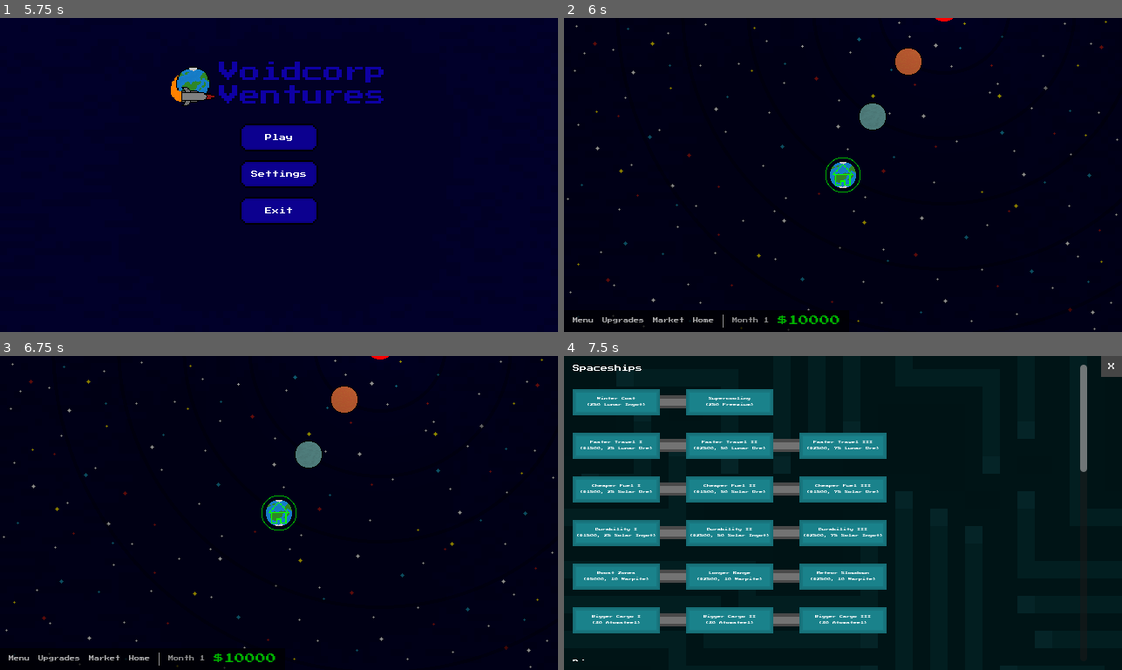
Above: before the commit, frames 1-4 (two rows, left to right).
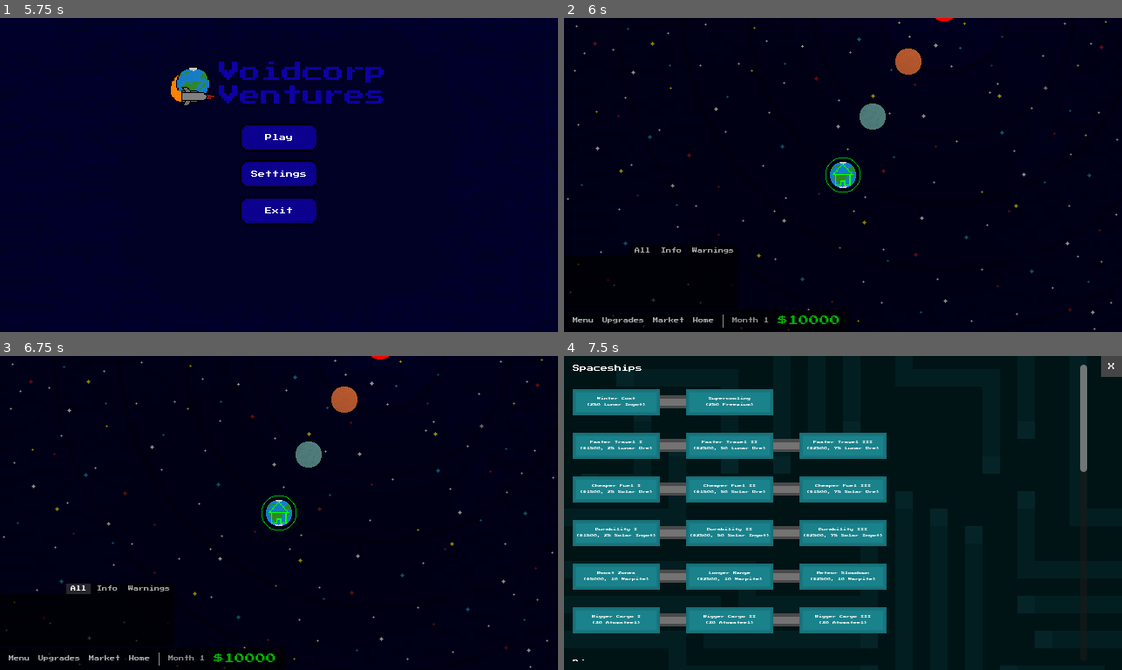
Above: after the commit, the same moments.

Repository: fmachek/voidcorp-ventures
Game: Godot game, scene res://scenes/Game.tscn
The game is run twice, just before and just after one commit, with the same random seed, the same clock (stepped at 60 frames per second) and the same inputs. Sound files missing from this copy of the repository are replaced by a short silence.
Inputs (mouse positions are in pixels of both pictures, inside the frame that each line leads up to):
- Up to frame 1 (5.75 s): click "Menu" at 0.5 s; click (78, 250) at 1.25 s, where only the run after the commit has a clickable "All"; click "Upgrades" at 2 s; click (106, 250) at 2.75 s, where only the run after the commit has a clickable "Info"; click "Market" at 3.5 s; click (150, 250) at 4.25 s, where only the run after the commit has a clickable "Warnings"; click "Home" at 5 s
- Up to frame 2 (6 s): click "Play" at 5.75 s
- Up to frame 3 (6.75 s): click (78, 588) at 6.5 s, where only the run after the commit has a clickable "All"
- Up to frame 4 (7.5 s): click "Upgrades" at 7.25 s

Frame 1 is identical in both runs. In frame 2, 0.2% of the frame differs, in the area x 0-31%, y 73-92%; in frame 3, 0.3%, in the area x 0-31%, y 72-92%; in frame 4, nothing differs.

Commit message:
feat: Add UI console with tabs
- Added console for displaying info and warning messages
- The console allows switching between All, Info and Warnings tabs
- Warning messages can call a function when clicked

Diff:
--- a/project.godot
+++ b/project.godot
@@ -34,6 +34,7 @@
 PriceHistoryManager="*res://scripts/gamelogic/price_history_manager.gd"
 ResourceManager="*res://scripts/gamelogic/resource_manager.gd"
 WinRequirementHandler="*res://scripts/gamelogic/win_requirement_handler.gd"
+ConsoleMessageManager="*res://scripts/ui/console/console_message_manager.gd"
 
 [display]
 
--- a/scenes/gameobjects/systems/objects/Planet.tscn
+++ b/scenes/gameobjects/systems/objects/Planet.tscn
@@ -1,11 +1,14 @@
-[gd_scene load_steps=5 format=3 uid="uid://c1r5b2rl3tv3e"]
+[gd_scene load_steps=6 format=3 uid="uid://c1r5b2rl3tv3e"]
 
-[ext_resource type="Texture2D" uid="uid://cbwdonwmn8dj5" path="res://assets/sprites/planets/homeplanet.png" id="1_4e37t"]
+[ext_resource type="Texture2D" uid="uid://de0il6jvr06rt" path="res://assets/sprites/planets/homeplanet.png" id="1_4e37t"]
 [ext_resource type="Script" path="res://scripts/gameobjects/systems/objects/planet.gd" id="1_ffoq4"]
-[ext_resource type="Texture2D" uid="uid://bdvrfous14cbv" path="res://assets/sprites/planets/planethighlight.png" id="3_18a15"]
+[ext_resource type="Texture2D" uid="uid://csat4kh11swxa" path="res://assets/sprites/planets/planethighlight.png" id="3_18a15"]
 
 [sub_resource type="CircleShape2D" id="CircleShape2D_1ta2q"]
 radius = 5.0
+
+[sub_resource type="CircleShape2D" id="CircleShape2D_s60md"]
+radius = 100.0
 
 [node name="Planet" type="Node2D"]
 z_index = 5
@@ -23,6 +26,13 @@
 [node name="CollisionShape2D" type="CollisionShape2D" parent="Area2D"]
 position = Vector2(-1.19209e-07, -1.19209e-07)
 shape = SubResource("CircleShape2D_1ta2q")
+
+[node name="MeteorDetectorArea2D" type="Area2D" parent="."]
+collision_layer = 0
+collision_mask = 4
+
+[node name="CollisionShape2D" type="CollisionShape2D" parent="MeteorDetectorArea2D"]
+shape = SubResource("CircleShape2D_s60md")
 
 [node name="PlanetHighlightSprite" type="Sprite2D" parent="."]
 visible = false
@@ -56,4 +66,5 @@
 [connection signal="input_event" from="Area2D" to="." method="_on_area_2d_input_event"]
 [connection signal="mouse_entered" from="Area2D" to="." method="_on_area_2d_mouse_entered"]
 [connection signal="mouse_exited" from="Area2D" to="." method="_on_area_2d_mouse_exited"]
+[connection signal="area_entered" from="MeteorDetectorArea2D" to="." method="_on_meteor_detector_area_2d_entered"]
 [connection signal="timeout" from="LossTimer" to="." method="_on_loss_timer_timeout"]
--- /dev/null
+++ b/scenes/ui/console/Console.tscn
@@ -0,0 +1,151 @@
+[gd_scene load_steps=14 format=3 uid="uid://bg28veij7rr1"]
+
+[ext_resource type="Script" path="res://scripts/ui/console/console.gd" id="1_1kf4i"]
+
+[sub_resource type="StyleBoxEmpty" id="StyleBoxEmpty_t6cnx"]
+
+[sub_resource type="StyleBoxEmpty" id="StyleBoxEmpty_axsa6"]
+
+[sub_resource type="StyleBoxEmpty" id="StyleBoxEmpty_gfx2j"]
+
+[sub_resource type="StyleBoxEmpty" id="StyleBoxEmpty_7x1qk"]
+
+[sub_resource type="StyleBoxEmpty" id="StyleBoxEmpty_cs21r"]
+
+[sub_resource type="StyleBoxEmpty" id="StyleBoxEmpty_wmgjk"]
+
+[sub_resource type="StyleBoxFlat" id="StyleBoxFlat_yx7fb"]
+bg_color = Color(0.223103, 0.223103, 0.223103, 0.678431)
+
+[sub_resource type="StyleBoxEmpty" id="StyleBoxEmpty_d76ow"]
+
+[sub_resource type="StyleBoxFlat" id="StyleBoxFlat_c25a8"]
+bg_color = Color(0, 0, 0, 0.803922)
+
+[sub_resource type="StyleBoxEmpty" id="StyleBoxEmpty_ynug6"]
+
+[sub_resource type="StyleBoxFlat" id="StyleBoxFlat_hh53c"]
+content_margin_left = 5.0
+content_margin_top = 0.0
+content_margin_right = 5.0
+content_margin_bottom = 0.0
+bg_color = Color(0, 0, 0, 0.678431)
+
+[sub_resource type="StyleBoxFlat" id="StyleBoxFlat_lhv4e"]
+bg_color = Color(0, 0, 0, 0.678431)
+
+[node name="Console" type="Control"]
+layout_mode = 3
+anchors_preset = 15
+anchor_right = 1.0
+anchor_bottom = 1.0
+grow_horizontal = 2
+grow_vertical = 2
+mouse_force_pass_scroll_events = false
+script = ExtResource("1_1kf4i")
+
+[node name="ConsoleContainer" type="VBoxContainer" parent="."]
+layout_mode = 0
+offset_right = 40.0
+offset_bottom = 40.0
+theme_override_constants/separation = 0
+
+[node name="SectionButtonContainer" type="HBoxContainer" parent="ConsoleContainer"]
+layout_mode = 2
+size_flags_horizontal = 8
+theme_override_constants/separation = 2
+
+[node name="AllButton" type="Button" parent="ConsoleContainer/SectionButtonContainer"]
+custom_minimum_size = Vector2(0, 12)
+layout_mode = 2
+mouse_default_cursor_shape = 2
+theme_override_colors/font_hover_color = Color(1, 1, 1, 1)
+theme_override_colors/font_pressed_color = Color(1, 1, 1, 1)
+theme_override_colors/font_color = Color(0.682353, 0.682353, 0.682353, 1)
+theme_override_font_sizes/font_size = 6
+theme_override_styles/focus = SubResource("StyleBoxEmpty_t6cnx")
+theme_override_styles/disabled_mirrored = SubResource("StyleBoxEmpty_axsa6")
+theme_override_styles/disabled = SubResource("StyleBoxEmpty_gfx2j")
+theme_override_styles/hover_pressed_mirrored = SubResource("StyleBoxEmpty_7x1qk")
+theme_override_styles/hover_pressed = SubResource("StyleBoxEmpty_cs21r")
+theme_override_styles/hover_mirrored = SubResource("StyleBoxEmpty_wmgjk")
+theme_override_styles/hover = SubResource("StyleBoxFlat_yx7fb")
+theme_override_styles/pressed_mirrored = SubResource("StyleBoxEmpty_d76ow")
+theme_override_styles/pressed = SubResource("StyleBoxFlat_c25a8")
+theme_override_styles/normal_mirrored = SubResource("StyleBoxEmpty_ynug6")
+theme_override_styles/normal = SubResource("StyleBoxFlat_hh53c")
+text = "All"
+
+[node name="InfoButton" type="Button" parent="ConsoleContainer/SectionButtonContainer"]
+custom_minimum_size = Vector2(0, 12)
+layout_mode = 2
+mouse_default_cursor_shape = 2
+theme_override_colors/font_hover_color = Color(1, 1, 1, 1)
+theme_override_colors/font_pressed_color = Color(1, 1, 1, 1)
+theme_override_colors/font_color = Color(0.682353, 0.682353, 0.682353, 1)
+theme_override_font_sizes/font_size = 6
+theme_override_styles/focus = SubResource("StyleBoxEmpty_t6cnx")
+theme_override_styles/disabled_mirrored = SubResource("StyleBoxEmpty_axsa6")
+theme_override_styles/disabled = SubResource("StyleBoxEmpty_gfx2j")
+theme_override_styles/hover_pressed_mirrored = SubResource("StyleBoxEmpty_7x1qk")
+theme_override_styles/hover_pressed = SubResource("StyleBoxEmpty_cs21r")
+theme_override_styles/hover_mirrored = SubResource("StyleBoxEmpty_wmgjk")
+theme_override_styles/hover = SubResource("StyleBoxFlat_yx7fb")
+theme_override_styles/pressed_mirrored = SubResource("StyleBoxEmpty_d76ow")
+theme_override_styles/pressed = SubResource("StyleBoxFlat_c25a8")
+theme_override_styles/normal_mirrored = SubResource("StyleBoxEmpty_ynug6")
+theme_override_styles/normal = SubResource("StyleBoxFlat_hh53c")
+text = "Info"
+
+[node name="WarningButton" type="Button" parent="ConsoleContainer/SectionButtonContainer"]
+custom_minimum_size = Vector2(0, 12)
+layout_mode = 2
+mouse_default_cursor_shape = 2
+theme_override_colors/font_hover_color = Color(1, 1, 1, 1)
+theme_override_colors/font_pressed_color = Color(1, 1, 1, 1)
+theme_override_colors/font_color = Color(0.682353, 0.682353, 0.682353, 1)
+theme_override_font_sizes/font_size = 6
+theme_override_styles/focus = SubResource("StyleBoxEmpty_t6cnx")
+theme_override_styles/disabled_mirrored = SubResource("StyleBoxEmpty_axsa6")
+theme_override_styles/disabled = SubResource("StyleBoxEmpty_gfx2j")
+theme_override_styles/hover_pressed_mirrored = SubResource("StyleBoxEmpty_7x1qk")
+theme_override_styles/hover_pressed = SubResource("StyleBoxEmpty_cs21r")
+theme_override_styles/hover_mirrored = SubResource("StyleBoxEmpty_wmgjk")
+theme_override_styles/hover = SubResource("StyleBoxFlat_yx7fb")
+theme_override_styles/pressed_mirrored = SubResource("StyleBoxEmpty_d76ow")
+theme_override_styles/pressed = SubResource("StyleBoxFlat_c25a8")
+theme_override_styles/normal_mirrored = SubResource("StyleBoxEmpty_ynug6")
+theme_override_styles/normal = SubResource("StyleBoxFlat_hh53c")
+text = "Warnings"
+
+[node name="ConsoleScrollContainer" type="ScrollContainer" parent="ConsoleContainer"]
+custom_minimum_size = Vector2(200, 60)
+layout_mode = 2
+theme_override_styles/panel = SubResource("StyleBoxFlat_lhv4e")
+
+[node name="ConsoleMarginContainer" type="MarginContainer" parent="ConsoleContainer/ConsoleScrollContainer"]
+layout_mode = 2
+size_flags_horizontal = 3
+size_flags_vertical = 3
+theme_override_constants/margin_left = 5
+theme_override_constants/margin_top = 5
+theme_override_constants/margin_right = 5
+theme_override_constants/margin_bottom = 5
+
+[node name="MessageContainer" type="VBoxContainer" parent="ConsoleContainer/ConsoleScrollContainer/ConsoleMarginContainer"]
+layout_mode = 2
+size_flags_horizontal = 3
+
+[node name="InfoContainer" type="VBoxContainer" parent="ConsoleContainer/ConsoleScrollContainer/ConsoleMarginContainer"]
+visible = false
+layout_mode = 2
+size_flags_horizontal = 3
+
+[node name="WarningContainer" type="VBoxContainer" parent="ConsoleContainer/ConsoleScrollContainer/ConsoleMarginContainer"]
+visible = false
+layout_mode = 2
+size_flags_horizontal = 3
+
+[connection signal="pressed" from="ConsoleContainer/SectionButtonContainer/AllButton" to="." method="_on_all_button_pressed"]
+[connection signal="pressed" from="ConsoleContainer/SectionButtonContainer/InfoButton" to="." method="_on_info_button_pressed"]
+[connection signal="pressed" from="ConsoleContainer/SectionButtonContainer/WarningButton" to="." method="_on_warning_button_pressed"]
--- a/scenes/ui/game/GameUI.tscn
+++ b/scenes/ui/game/GameUI.tscn
@@ -1,7 +1,8 @@
-[gd_scene load_steps=5 format=3 uid="uid://cx4ndlypfcu6e"]
+[gd_scene load_steps=6 format=3 uid="uid://cx4ndlypfcu6e"]
 
 [ext_resource type="PackedScene" uid="uid://c6xdi15snkvgw" path="res://scenes/ui/game/PlanetUI.tscn" id="1_sa3km"]
 [ext_resource type="Script" path="res://scripts/ui/fuel_price_label.gd" id="2_2drxo"]
+[ext_resource type="PackedScene" uid="uid://bg28veij7rr1" path="res://scenes/ui/console/Console.tscn" id="3_eqan2"]
 [ext_resource type="PackedScene" uid="uid://cxttqbi3y47xw" path="res://scenes/ui/hud/HUD.tscn" id="3_h5mfe"]
 
 [sub_resource type="StyleBoxFlat" id="StyleBoxFlat_so0lu"]
@@ -37,5 +38,15 @@
 autowrap_mode = 2
 script = ExtResource("2_2drxo")
 
+[node name="Console" parent="." instance=ExtResource("3_eqan2")]
+layout_mode = 0
+anchors_preset = 0
+anchor_right = 0.0
+anchor_bottom = 0.0
+offset_top = 261.0
+offset_bottom = 261.0
+grow_horizontal = 1
+grow_vertical = 1
+
 [node name="Hud" parent="." instance=ExtResource("3_h5mfe")]
 layout_mode = 1
--- a/scripts/gamelogic/game_manager.gd
+++ b/scripts/gamelogic/game_manager.gd
@@ -114,7 +114,7 @@
 		if resource_name in resources: # Find the resource with the name
 			var resource = resources[resource_name]
 			resource.add(amount) # Add the amount to the resource
-			print('Player gained ' + str(amount) + ' ' + resource.name)
+			ConsoleMessageManager.add_info_message('You have gained ' + str(amount) + ' ' + resource.name + ".")
 			return
 
 
@@ -135,7 +135,7 @@
 		var price = PriceHistoryManager.get_current_price(resource_name)
 		add_money(price * amount)
 		PriceHistoryManager.change_resource_demand(resource_name, -amount)
-		print("Sold " + str(amount) + " " + resource_name + " for $" + str(price*amount) + ".")
+		ConsoleMessageManager.add_info_message("You sold " + str(amount) + " " + resource_name + " for $" + str(price*amount) + ".")
 	return success
 
 
--- a/scripts/gameobjects/systems/objects/planet.gd
+++ b/scripts/gameobjects/systems/objects/planet.gd
@@ -289,6 +289,7 @@
 	if randf() < (chance / 100.0):
 		var gravitium_particles: CPUParticles2D = $GravitiumParticles
 		gravitium_particles.emitting = true
+		ConsoleMessageManager.add_info_message("Gravitium has been found on planet " + planet_name + "!")
 		return 1
 	else:
 		return 0
@@ -436,6 +437,8 @@
 	if not owned:
 		owned = true
 		GameManager.planet_claimed()
+		ConsoleMessageManager.add_info_message("You have claimed planet " + planet_name + ".")
+
 		emit_signal('claimed')
 
 
@@ -457,8 +460,8 @@
 			bonus_timer.paused = true
 	downtime_seconds = 0
 	loss_timer.start()
+	ConsoleMessageManager.add_warning_message("Production has halted on planet " + planet_name + ".", focus_camera_on_planet)
 	emit_signal("production_halted")
-	print("Production has halted on planet " + planet_name + ".")
 
 
 ## Production of resources resumes on the planet.
@@ -470,8 +473,8 @@
 	if can_mine_bonus_resources:
 		if mines > 0:
 			bonus_timer.paused = false
+	ConsoleMessageManager.add_info_message("Production has resumed on planet " + planet_name + ".")
 	emit_signal("production_resumed")
-	print("Production has been resumed on planet " + planet_name + ".")
 
 
 ## Handles meteor collisions. If the planet is owned,
@@ -662,6 +665,7 @@
 	spaceships.clear()
 
 	GameManager.planet_lost()
+	ConsoleMessageManager.add_warning_message("You have lost planet " + planet_name + ".", focus_camera_on_planet)
 	emit_signal("lost")
 
 	if is_home_planet: # Lose the game if the home planet is lost.
@@ -676,3 +680,17 @@
 
 	if downtime_seconds == 60:
 		lose_planet()
+
+
+func _on_meteor_detector_area_2d_entered(area: Area2D) -> void:
+	var parent = area.get_parent()
+	if parent is Meteor:
+		var resource: ResourceCurrency = parent.rare_resource
+		if resource != null:
+			ConsoleMessageManager.add_info_message("A meteor containing " + resource.name + " is near planet " + planet_name + "!")
+
+
+func focus_camera_on_planet() -> void:
+	camera.target = null
+	camera.zoom_in()
+	camera.global_position = global_position
--- a/scripts/ui/buttons/home_button.gd
+++ b/scripts/ui/buttons/home_button.gd
@@ -3,8 +3,5 @@
 
 
 func _on_pressed() -> void:
-	var camera: MainCamera = $"/root/Game/MainCamera"
 	var home_planet: Planet = $"/root/Game/Level/PlanetarySystems/HomePlanetarySystem/Planets/Home Planet"
-	camera.target = null
-	camera.zoom_in()
-	camera.global_position = home_planet.global_position
+	home_planet.focus_camera_on_planet()
--- /dev/null
+++ b/scripts/ui/console/console.gd
@@ -0,0 +1,72 @@
+extends Control
+class_name Console
+
+
+@onready var message_container: VBoxContainer = $ConsoleContainer/ConsoleScrollContainer/ConsoleMarginContainer/MessageContainer
+@onready var warning_container: VBoxContainer = $ConsoleContainer/ConsoleScrollContainer/ConsoleMarginContainer/WarningContainer
+@onready var info_container: VBoxContainer = $ConsoleContainer/ConsoleScrollContainer/ConsoleMarginContainer/InfoContainer
+
+@onready var console_scroll_container: ScrollContainer = $ConsoleContainer/ConsoleScrollContainer
+
+
+## Checks if a message container contains more than 100 messages.
+## If so, the first message out of those 100+ is freed.
+func check_message_limit(container: Container) -> void:
+	var children = container.get_children()
+	if children:
+		if len(children) > 100:
+			var removed_child = children[0]
+			removed_child.queue_free()
+
+
+## Adds a warning message to the All and Warnings tab.
+func add_warning(message: String, click_function: Callable) -> void:
+	var warning_message1: WarningMessage = WarningMessage.new(message, click_function)
+	var warning_message2: WarningMessage = WarningMessage.new(message, click_function)
+	warning_container.add_child(warning_message1)
+	message_container.add_child(warning_message2)
+
+	check_message_limit(warning_container)
+	check_message_limit(message_container)
+
+	scroll_to_bottom()
+
+
+## Adds an info message to the All and Info tabs.
+func add_info(message: String) -> void:
+	var info_message1: ConsoleMessage = ConsoleMessage.new(message)
+	var info_message2: ConsoleMessage = ConsoleMessage.new(message)
+	info_container.add_child(info_message1)
+	message_container.add_child(info_message2)
+
+	check_message_limit(info_container)
+	check_message_limit(message_container)
+
+	scroll_to_bottom()
+
+
+## When the All button is pressed, show the All tab and hide the rest.
+func _on_all_button_pressed() -> void:
+	message_container.show()
+	info_container.hide()
+	warning_container.hide()
+
+
+## When the Info button is pressed, show the Info tab and hide the rest.
+func _on_info_button_pressed() -> void:
+	message_container.hide()
+	info_container.show()
+	warning_container.hide()
+
+
+## When the Warnings button is pressed, show the Warnings tab and hide the rest.
+func _on_warning_button_pressed() -> void:
+	message_container.hide()
+	info_container.hide()
+	warning_container.show()
+
+
+## Scroll the console scroll container to the bottom.
+func scroll_to_bottom() -> void:
+	await get_tree().process_frame
+	console_scroll_container.scroll_vertical = console_scroll_container.get_v_scroll_bar().max_value
--- /dev/null
+++ b/scripts/ui/console/console_message_manager.gd
@@ -0,0 +1,13 @@
+extends Node
+
+
+## Adds an info message to the console.
+func add_info_message(message: String) -> void:
+	var console: Console = $"/root/Game/UILayer/GameUI/Console"
+	console.add_info(message)
+
+
+## Adds a warning message to the console.
+func add_warning_message(message: String, callable: Callable) -> void:
+	var console: Console = $"/root/Game/UILayer/GameUI/Console"
+	console.add_warning(message, callable)
--- /dev/null
+++ b/scripts/ui/console/messages/console_message.gd
@@ -0,0 +1,13 @@
+extends Label
+class_name ConsoleMessage
+
+
+## Sets the label text.
+func _init(message: String) -> void:
+	text = message
+
+
+## Sets the font size to 4 and makes the text autowrap.
+func _ready() -> void:
+	add_theme_font_size_override("font_size", 4)
+	autowrap_mode = TextServer.AUTOWRAP_WORD
--- /dev/null
+++ b/scripts/ui/console/messages/warning_message.gd
@@ -0,0 +1,41 @@
+extends ConsoleMessage
+class_name WarningMessage
+
+
+## This function is called when the warning message is clicked on.
+var click_function: Callable
+
+
+## Set the label text and the click function.
+func _init(message: String, click_function: Callable) -> void:
+	text = message
+	self.click_function = click_function
+
+
+func _ready() -> void:
+	super()
+	# Warning messages are red
+	add_theme_color_override("font_color", Color("#990000"))
+	mouse_filter = MOUSE_FILTER_STOP
+	mouse_default_cursor_shape = CURSOR_POINTING_HAND
+
+	connect("mouse_entered", _on_mouse_entered)
+	connect("mouse_exited", _on_mouse_exited)
+
+
+## Call the click function when clicked.
+func _gui_input(event):
+	if event is InputEventMouseButton and event.pressed:
+		if event.button_index == MOUSE_BUTTON_LEFT:
+			if click_function.is_valid():
+				click_function.call()
+
+
+## Change the font color to bright red.
+func _on_mouse_entered() -> void:
+	add_theme_color_override("font_color", Color("#ff0000"))
+
+
+## Change the font color to darker red.
+func _on_mouse_exited() -> void:
+	add_theme_color_override("font_color", Color("#990000"))
Not shown: 1 places in scenes/Game.tscn that only renumber resources
Not shown: 1 places in scenes/gameobjects/meteors/Meteor.tscn that only renumber resources
